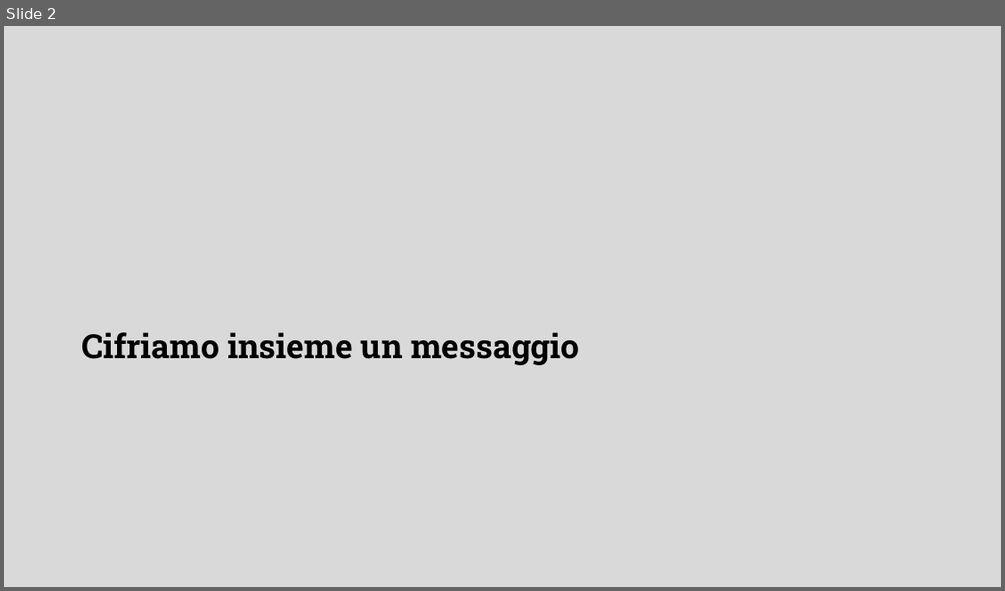
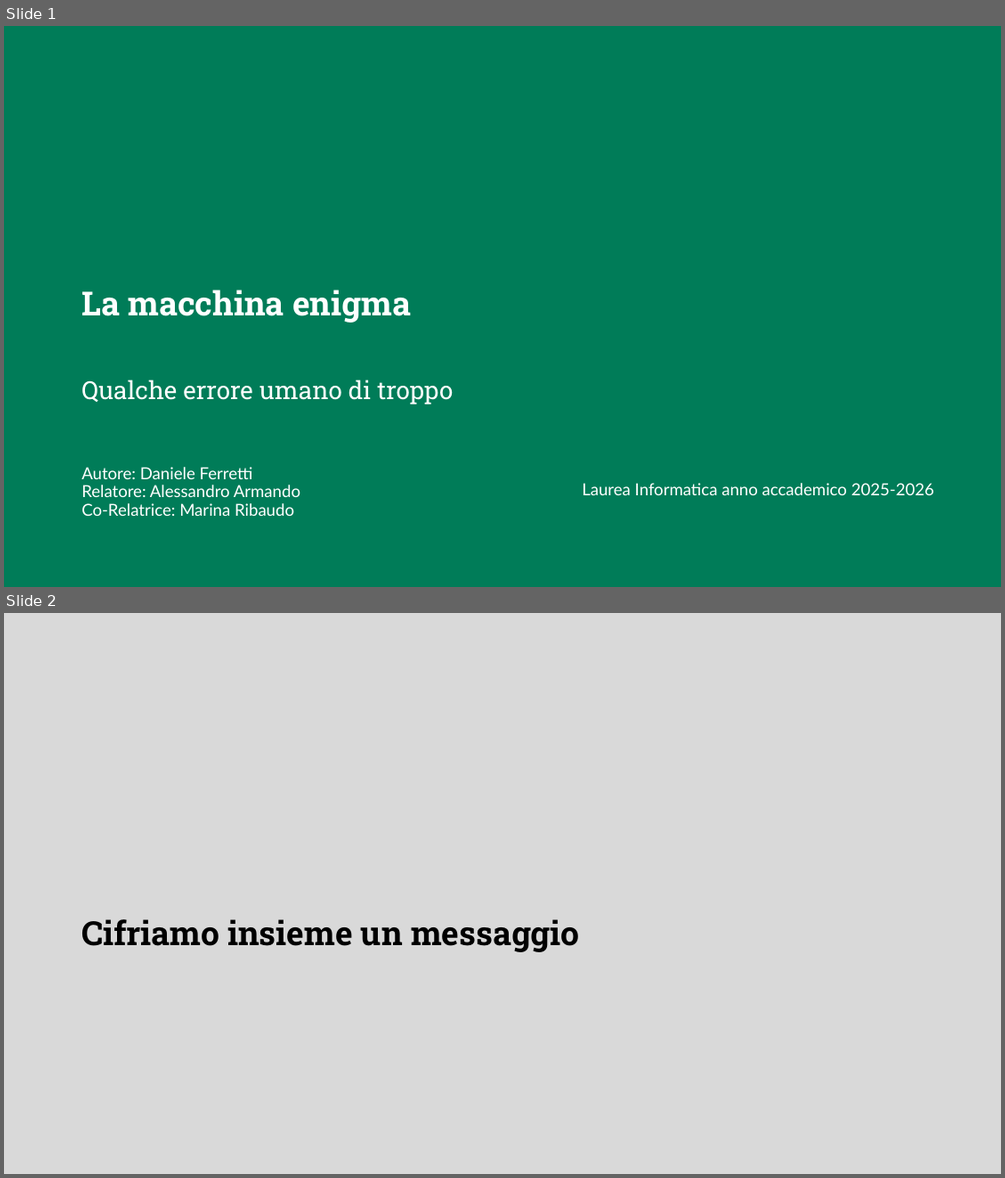
Before and after one commit to DanieleFerretti03/tesi-enigma, a slide deck: presentazione.odp. Shown one above the other, each under a label of ours: slide 2 before the commit, slides 1 and 2 after it. The pictures are 1005x591 and 1005x1178 pixels, drawn with LibreOffice and Linux fonts; fonts in the diff are those of the drawing; background and template pictures are left out. Boxes give left, top, right and bottom in pixels: in the first picture for what was removed or moved away, otherwise in the second. Text is boxed around its words. In the diff, an @@ line names an element or a change of style, - is before the commit and + after.

Commit message:
Completato capitolo Come abbiamo decifrato Enigma I

```diff
--- a/presentazione.odp
+++ b/presentazione.odp
@@ slide 1 added at bbox=[4, 26, 1001, 587], background #007C58 @@
@@ title added at bbox=[81, 289, 411, 322], 32 pt, text #FFFFFF, bold @@
+La macchina enigma
@@ text added at bbox=[81, 379, 453, 404], 24 pt, text #FFFFFF @@
+Qualche errore umano di troppo
@@ subtitle added at bbox=[81, 467, 300, 516], 16 pt, text #FFFFFF @@
+Autore: Daniele Ferretti
+Relatore: Alessandro Armando
+Co-Relatrice: Marina Ribaudo
@@ text added at bbox=[582, 483, 934, 495], 16 pt, text #FFFFFF @@
+Laurea Informatica anno accademico 2025-2026
```
Also in this commit, not shown: 1 slide changed, 9 other slides added, 1 slide removed, 1 other file.
